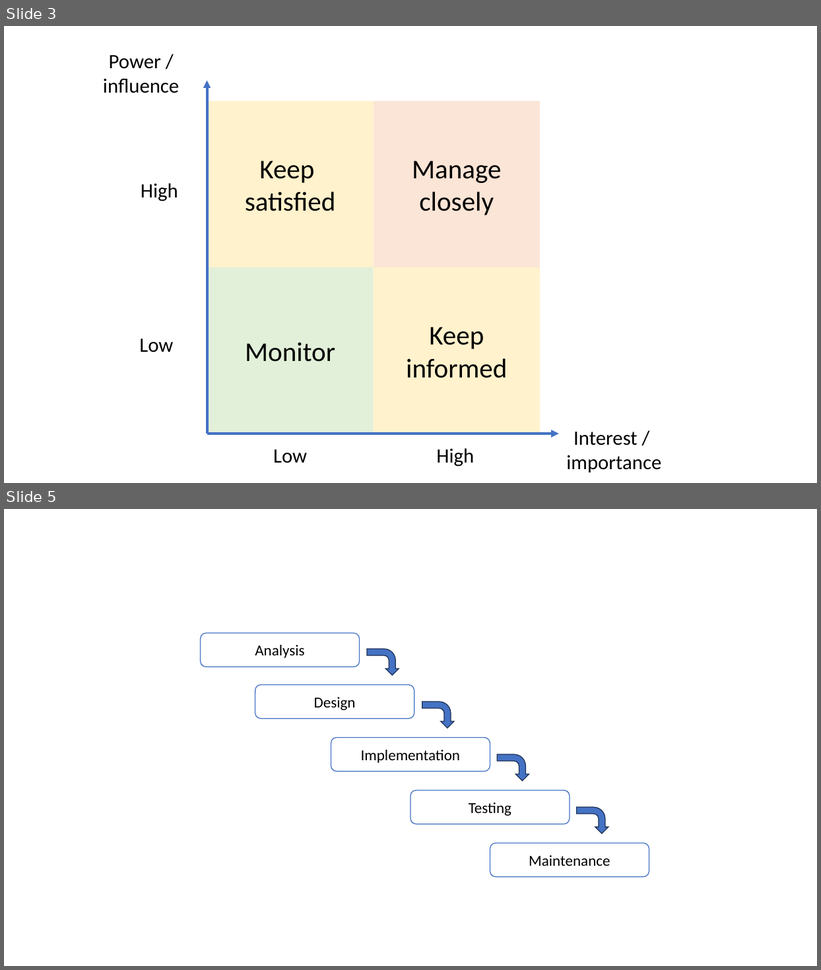
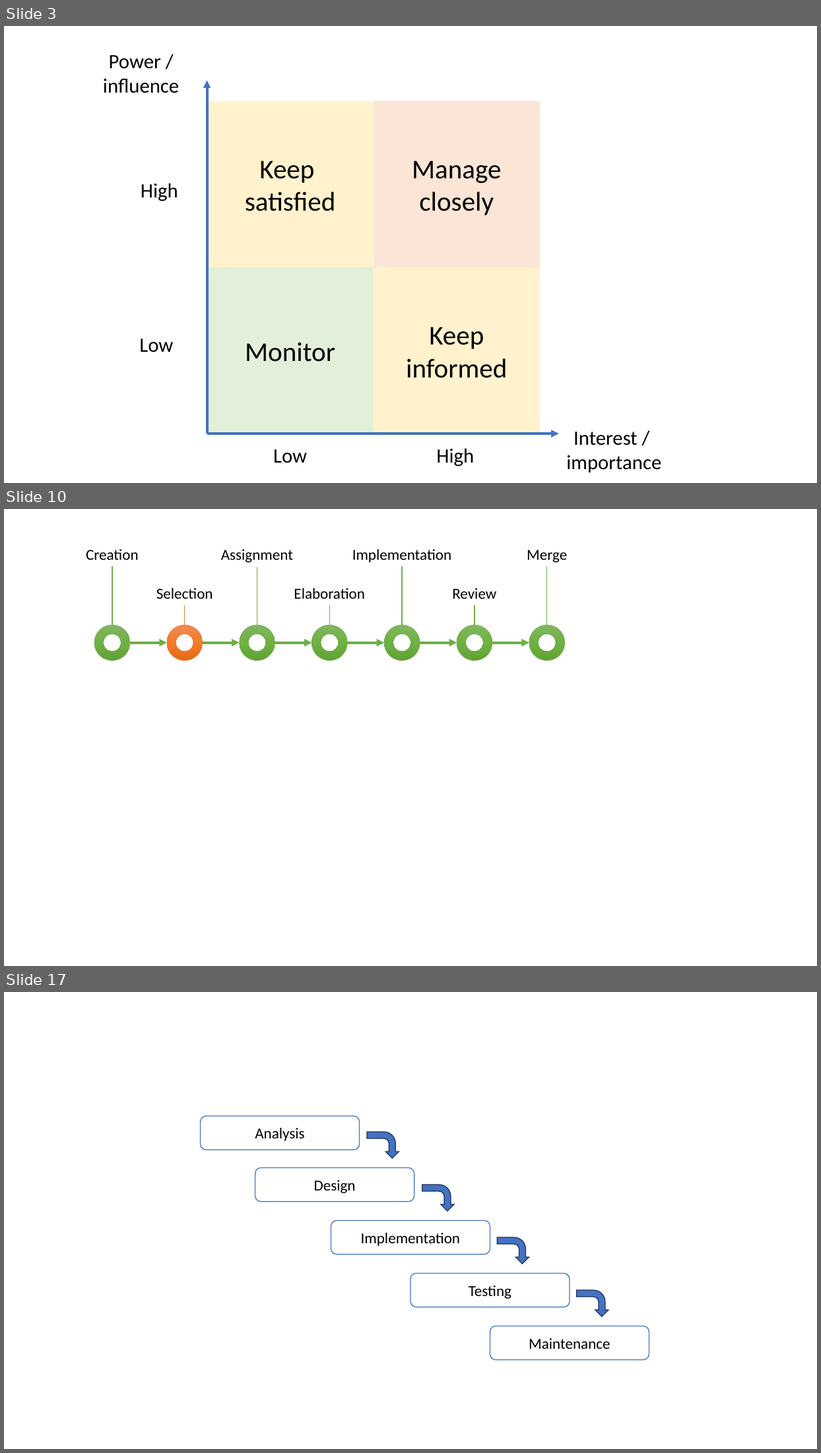
Before and after one commit to edinburgh-napier/SET09102, a slide deck: images/graphics.pptx. Shown one above the other, each under a label of ours: slides 3 and 5 before the commit, slides 3, 10 and 17 after it; the slides between them are not shown. The pictures are 821x970 and 821x1453 pixels, drawn with LibreOffice and Linux fonts; fonts in the diff are those of the drawing. Boxes give left, top, right and bottom in pixels: in the first picture for what was removed or moved away, otherwise in the second. Text is boxed around its words. In the diff, an @@ line names an element or a change of style, - is before the commit and + after.

Commit message:
Code review

```diff
--- a/images/graphics.pptx
+++ b/images/graphics.pptx
@@ slide 10 added at bbox=[4, 509, 817, 966], background #FFFFFF @@
@@ text added at bbox=[86, 549, 139, 560], 18 pt, text #000000 @@
+Creation
@@ line added from (112, 566) to (112, 625), #70AD47 1 pt @@
@@ text added at bbox=[221, 549, 293, 562], 18 pt, text #000000 @@
+Assignment
@@ line added from (257, 567) to (257, 625), #70AD47 1 pt @@
@@ text added at bbox=[352, 549, 451, 562], 18 pt, text #000000 @@
+Implementation
@@ line added from (403, 566) to (403, 625), #70AD47 1 pt @@
@@ text added at bbox=[527, 550, 567, 562], 18 pt, text #000000 @@
+Merge
@@ line added from (547, 566) to (547, 625), #70AD47 1 pt @@
@@ text added at bbox=[156, 588, 213, 599], 18 pt, text #000000 @@
+Selection
@@ line added from (185, 605) to (185, 625), #ED7D31 1 pt @@
@@ text added at bbox=[294, 588, 365, 599], 18 pt, text #000000 @@
+Elaboration
@@ line added from (330, 605) to (330, 625), #70AD47 1 pt @@
@@ text added at bbox=[452, 588, 496, 599], 18 pt, text #000000 @@
+Review
@@ line added from (475, 605) to (475, 625), #70AD47 1 pt @@
@@ donut added at bbox=[94, 625, 129, 660], fill gradient #81B861 to #6FB242 to #62A336, outline #70AD47 0.5 pt @@
@@ donut added at bbox=[167, 625, 202, 660], fill gradient #F18C57 to #F67B28 to #E56C19, outline #ED7D31 0.5 pt @@
@@ donut added at bbox=[240, 625, 275, 660], fill gradient #81B861 to #6FB242 to #62A336, outline #70AD47 0.5 pt @@
@@ donut added at bbox=[312, 625, 347, 660], fill gradient #81B861 to #6FB242 to #62A336, outline #70AD47 0.5 pt @@
@@ donut added at bbox=[385, 625, 420, 660], fill gradient #81B861 to #6FB242 to #62A336, outline #70AD47 0.5 pt @@
@@ donut added at bbox=[457, 625, 492, 660], fill gradient #81B861 to #6FB242 to #62A336, outline #70AD47 0.5 pt @@
@@ donut added at bbox=[529, 625, 564, 660], fill gradient #81B861 to #6FB242 to #62A336, outline #70AD47 0.5 pt @@
@@ arrow added from (129, 642) to (167, 642), #70AD47 3 pt @@
@@ arrow added from (202, 642) to (240, 642), #70AD47 3 pt @@
@@ arrow added from (275, 642) to (312, 642), #70AD47 3 pt @@
@@ arrow added from (347, 642) to (385, 642), #70AD47 3 pt @@
@@ arrow added from (420, 642) to (457, 642), #70AD47 3 pt @@
@@ arrow added from (492, 642) to (529, 642), #70AD47 3 pt @@
@@ what was slide 5 is now slide 17 @@
```
Also in this commit, not shown: 1 slide changed, 11 other slides added, 17 other files.
